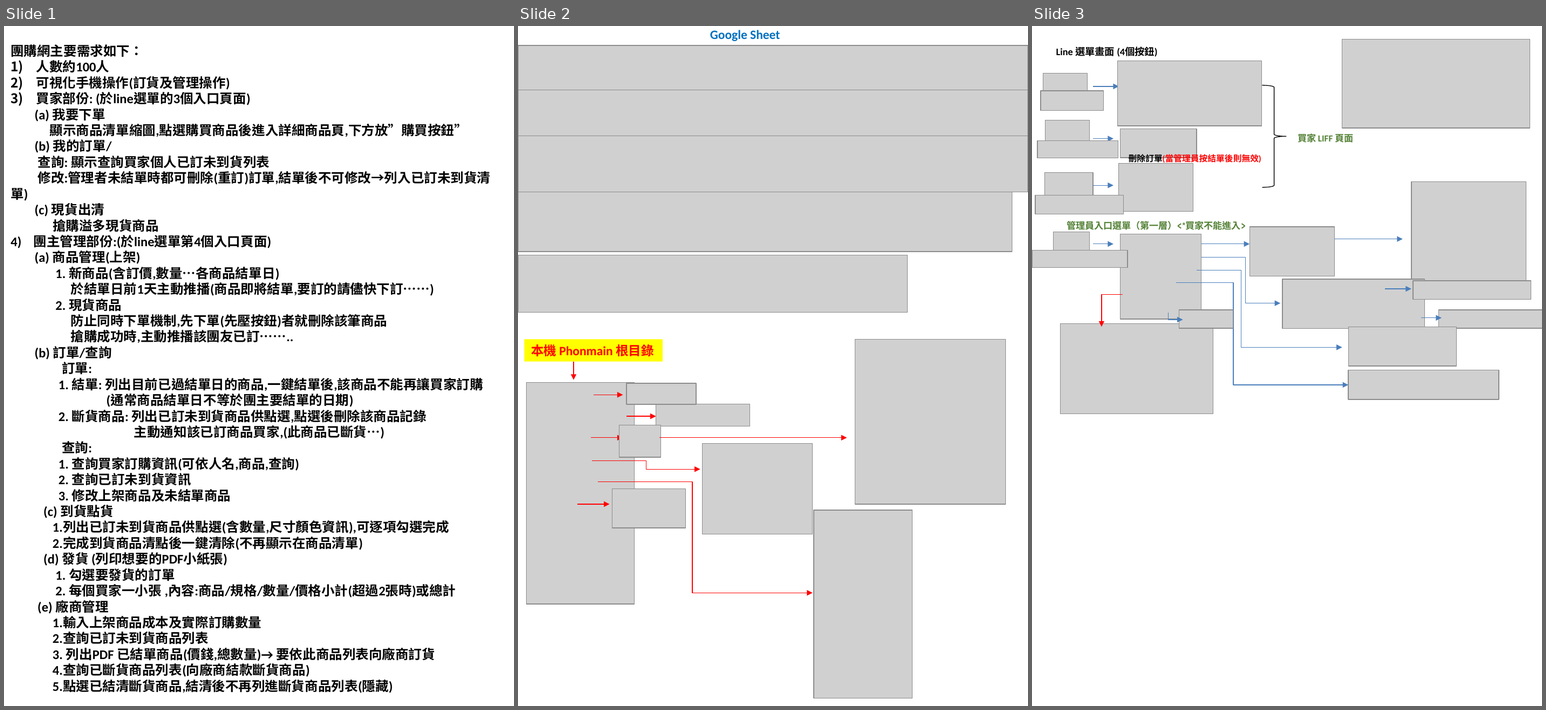
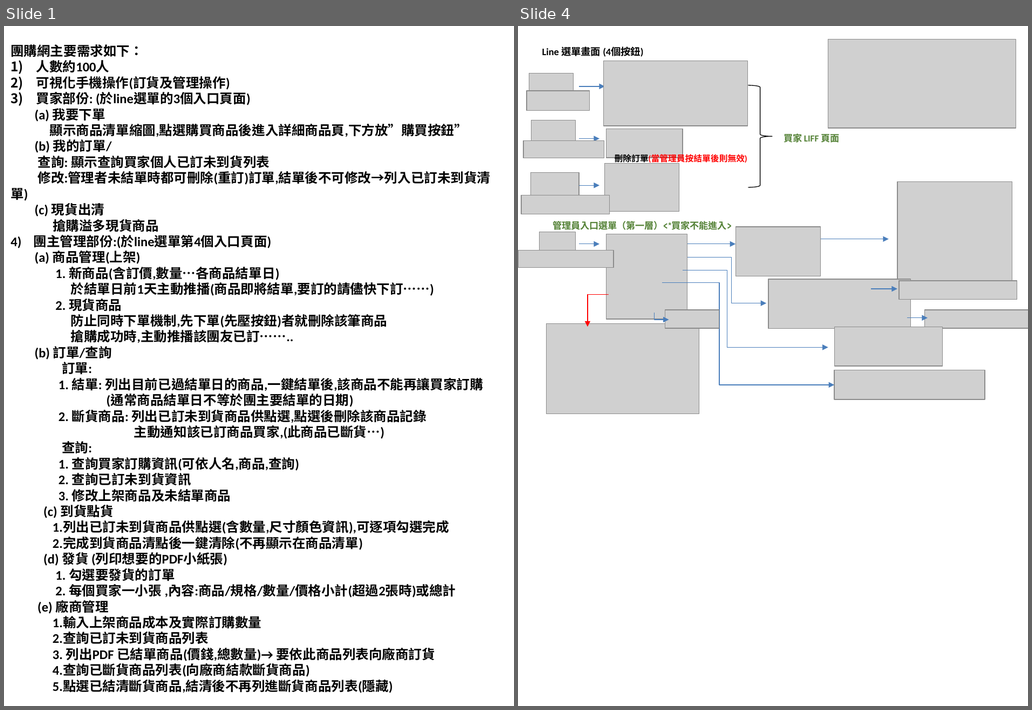
Before and after one commit to tan4598548-bot/line-group-buy-bot, a slide deck: 1-Final/新增 Microsoft PowerPoint 簡報 (5) [自動儲存].pptx. Shown side by side, each under a label of ours: slides 1, 2 and 3 before the commit, slides 1 and 4 after it; the slides between them are not shown. The pictures are 1546x710 and 1032x710 pixels, drawn with LibreOffice and Linux fonts; fonts in the diff are those of the drawing; grey boxes stand for pictures. Boxes give left, top, right and bottom in pixels: in the first picture for what was removed or moved away, otherwise in the second. Text is boxed around its words. In the diff, an @@ line names an element or a change of style, - is before the commit and + after.

Commit message:
Full Update: index and sheetService with locking logic and consolidated APIs

```diff
--- a/1-Final/新增 Microsoft PowerPoint 簡報 (5) [自動儲存].pptx
+++ b/1-Final/新增 Microsoft PowerPoint 簡報 (5) [自動儲存].pptx
@@ slide 2 removed at bbox=[518, 26, 1028, 706], background #FFFFFF @@
@@ text removed at bbox=[710, 30, 780, 41] @@
-Google Sheet
@@ picture removed at bbox=[518, 46, 1028, 91] @@
@@ picture removed at bbox=[518, 90, 1028, 138] @@
@@ picture removed at bbox=[518, 136, 1028, 192] @@
@@ picture removed at bbox=[518, 192, 1012, 251] @@
@@ picture removed at bbox=[518, 256, 908, 312] @@
@@ group removed at bbox=[524, 340, 1006, 698]: 8 pictures, 6 arrows, 2 elbow arrows, 1 rectangle @@
-本機 Phonmain 根目錄
@@ what was slide 3 is now slide 4 @@
```
Also in this commit, not shown: 3 slides added, 8 other slides removed, 18 other files.
